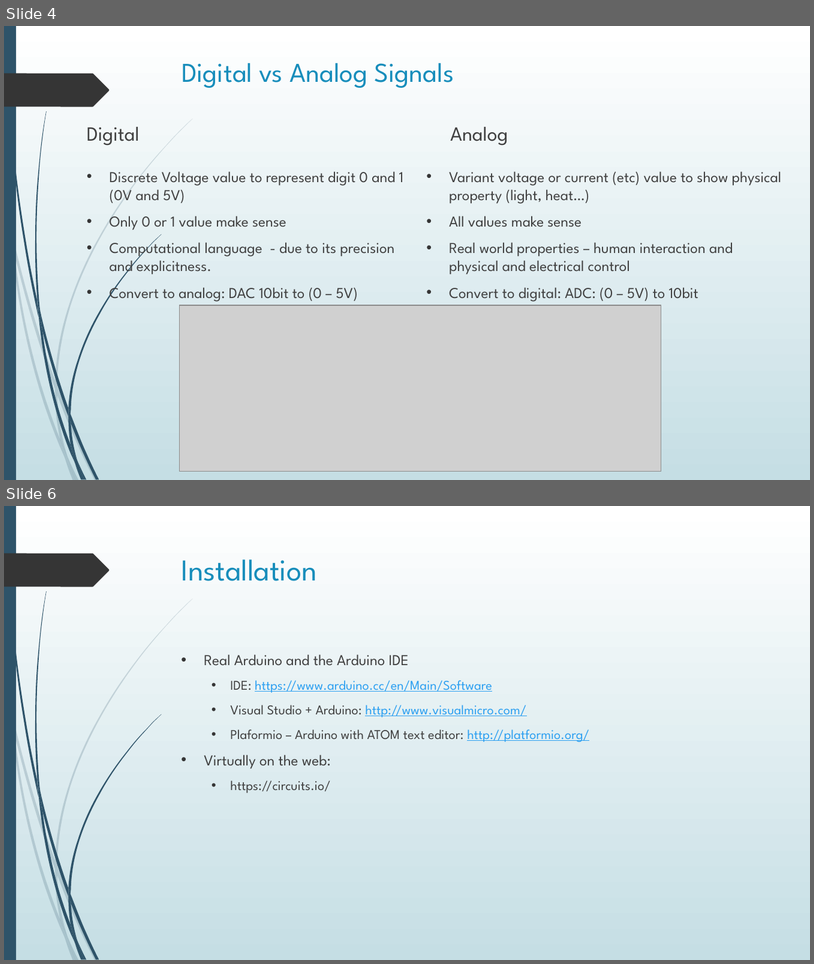
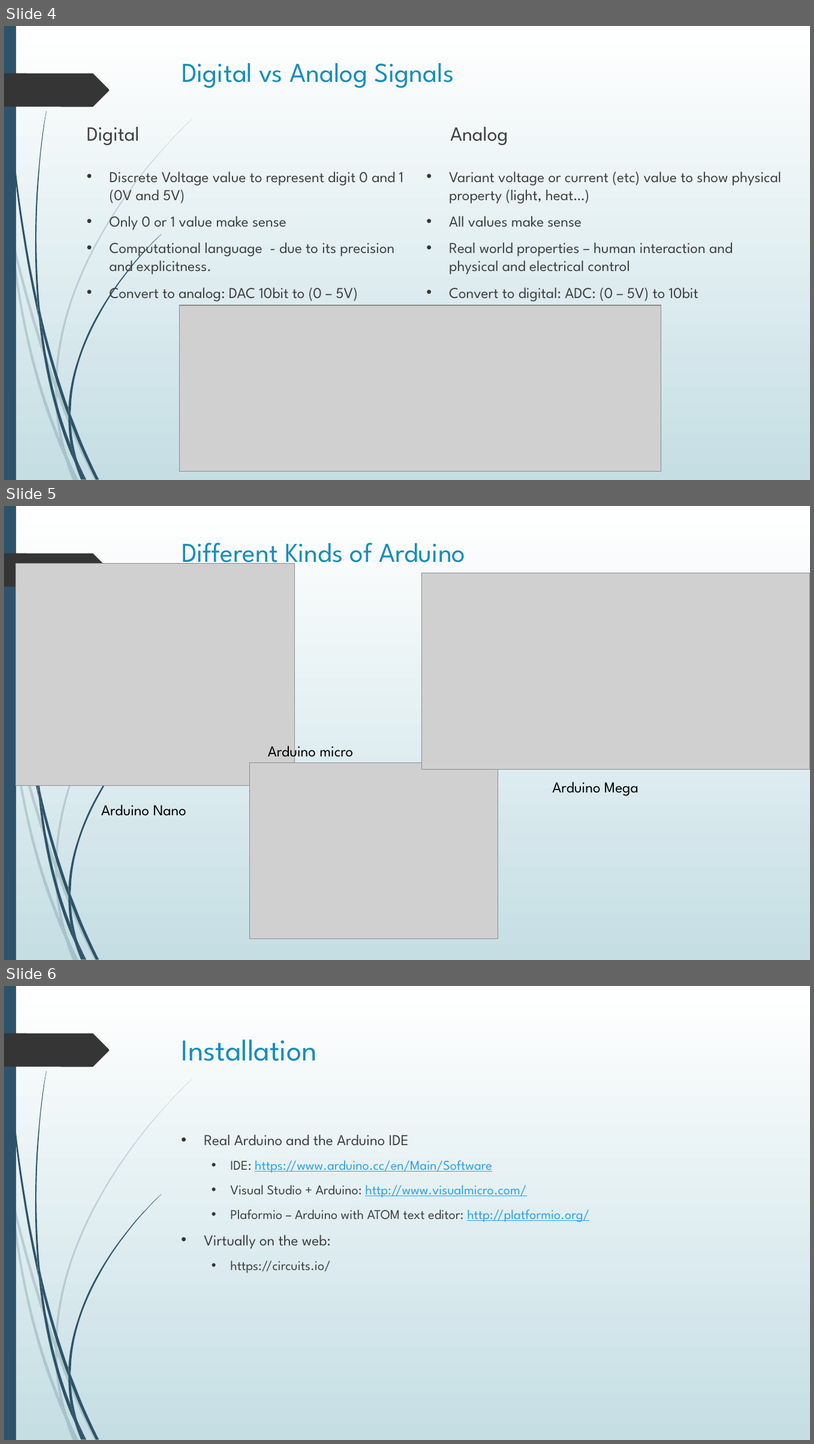
Before and after one commit to nxphi47/arduinoWSntuoss, a slide deck: Arduino_workshop.pptx. Shown one above the other, each under a label of ours: slides 4 and 6 before the commit, slides 4, 5 and 6 after it; the slides between them are not shown. The pictures are 814x964 and 814x1444 pixels, drawn with LibreOffice and Linux fonts; fonts in the diff are those of the drawing; grey boxes stand for pictures. Boxes give left, top, right and bottom in pixels: in the first picture for what was removed or moved away, otherwise in the second. Text is boxed around its words. In the diff, an @@ line names an element or a change of style, - is before the commit and + after.

```diff
--- a/Arduino_workshop.pptx
+++ b/Arduino_workshop.pptx
@@ slide 5 added at [4, 506, 810, 960], background gradient #FFFFFF to #C5DEE5; not listed: 24 template elements that a slide beside it also shows @@
@@ title added at [182, 543, 466, 570], 32.4 pt, text #178DBB @@
+Different Kinds of Arduino
@@ picture added at [15, 564, 294, 786] @@
@@ picture added at [422, 573, 810, 769] @@
@@ text added at [268, 741, 353, 761], 18 pt, text #000000 @@
+Arduino micro
@@ picture added at [249, 762, 498, 939] @@
@@ text added at [552, 781, 639, 796], 18 pt, text #000000 @@
+Arduino Mega
@@ text added at [101, 804, 187, 816], 18 pt, text #000000 @@
+Arduino Nano
```
Also in this commit, not shown: 4 slides changed, 1 slide removed, 8 other files.
